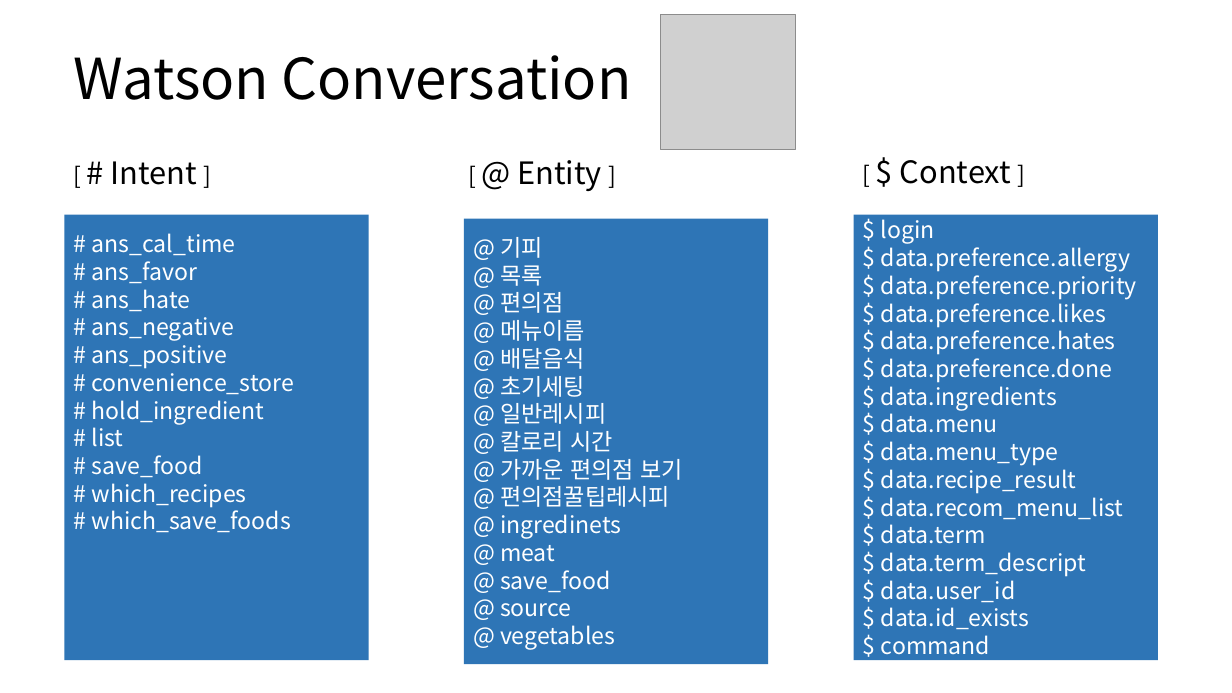
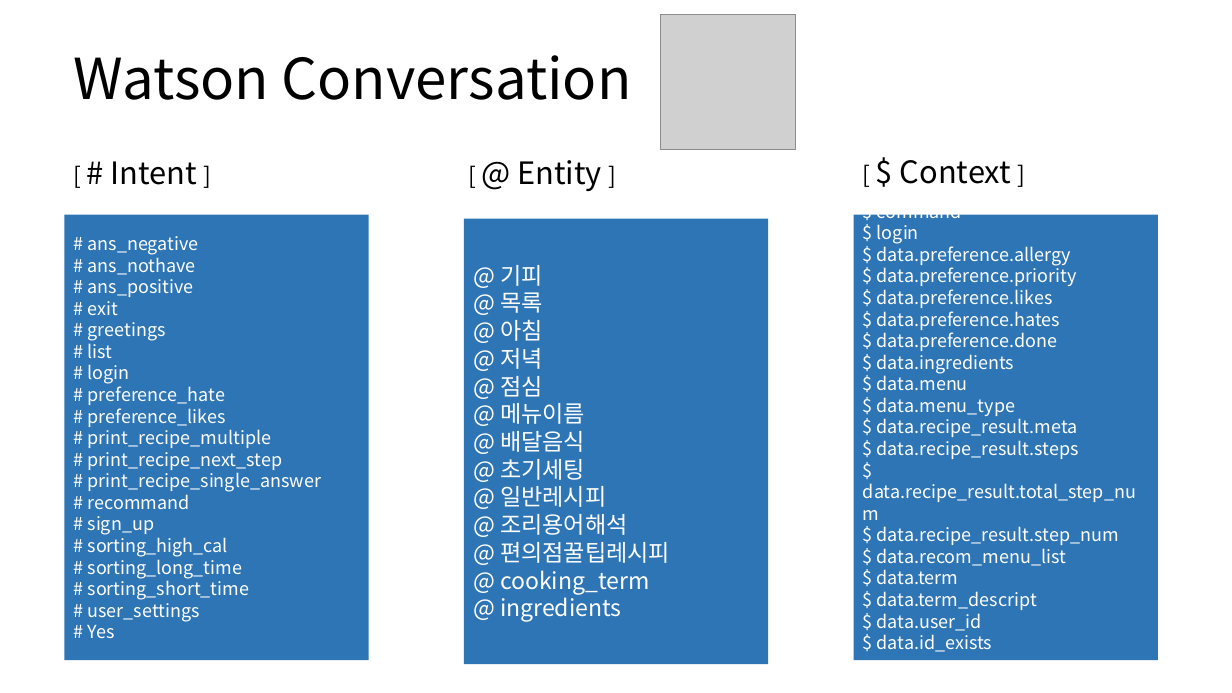
Before and after one commit to csy9608/capstone_chatbot, a slide deck: slide 3 of 설계도.pptx. Drawn at 1232x693 pixels with LibreOffice and Linux fonts; fonts in the diff are those of the drawing; grey boxes stand for pictures. Boxes give left, top, right and bottom in pixels: in the first picture for what was removed or moved away, otherwise in the second. Text is boxed around its words. In the diff, an @@ line names an element or a change of style, - is before the commit and + after.

Commit message:
180604_csy
설계도 수정사항 반영

```diff
--- a/설계도.pptx
+++ b/설계도.pptx
@@ text in rectangle at (x1=88, y1=236, x2=199, y2=358): size 18 to 14 pt in "# ans_negative", "# ans_positive", "# list" @@
@@ text in rectangle at (x1=92, y1=233, x2=236, y2=312): paragraphs removed @@
-# ans_cal_time
-# ans_favor
-# ans_hate
@@ text in rectangle at (x1=877, y1=214, x2=1077, y2=652): size 18 to 14 pt in "$ user_id", "$ command", "$ login", "$ data.preference.allergy" and 12 more places @@
@@ text in rectangle at (x1=88, y1=253, x2=196, y2=275): paragraph added @@
+# ans_nothave
@@ text in rectangle at (x1=88, y1=301, x2=166, y2=341): text changed; size 18 to 14 pt @@
-# convenience_store
-# hold_ingredient
+# exit
+# greetings
@@ text in rectangle at (x1=500, y1=320, x2=543, y2=397): text changed @@
-@ 편의점
+@ 아침
+@ 저녁
+@ 점심
@@ text in rectangle at (x1=88, y1=364, x2=321, y2=638): text changed; size 18 to 14 pt @@
-# save_food
-# which_recipes
-# which_save_foods
+# login
+# preference_hate
+# preference_likes
+# print_recipe_multiple
+# print_recipe_next_step
+# print_recipe_single_answer
+# recommand
+# sign_up
+# sorting_high_cal
+# sorting_long_time
+# sorting_short_time
+# user_settings
+# Yes
@@ text in rectangle at (x1=863, y1=415, x2=1136, y2=545): text changed; size 18 to 14 pt @@
-$ data.recipe_result
+$ data.recipe_result.meta
+$ data.recipe_result.steps
+$ data.recipe_result.total_step_num
+$ data.recipe_result.step_num
@@ text in rectangle at (x1=500, y1=514, x2=628, y2=535): text changed @@
-@ 칼로리 시간
-@ 가까운 편의점 보기
+@ 조리용어해석
@@ text in rectangle at (x1=500, y1=570, x2=650, y2=622): text changed @@
-@ ingredinets
-@ meat
-@ save_food
-@ source
-@ vegetables
+@ cooking_term
+@ ingredients
@@ text in rectangle at (x1=881, y1=635, x2=990, y2=655): paragraph removed @@
-$ command
```
